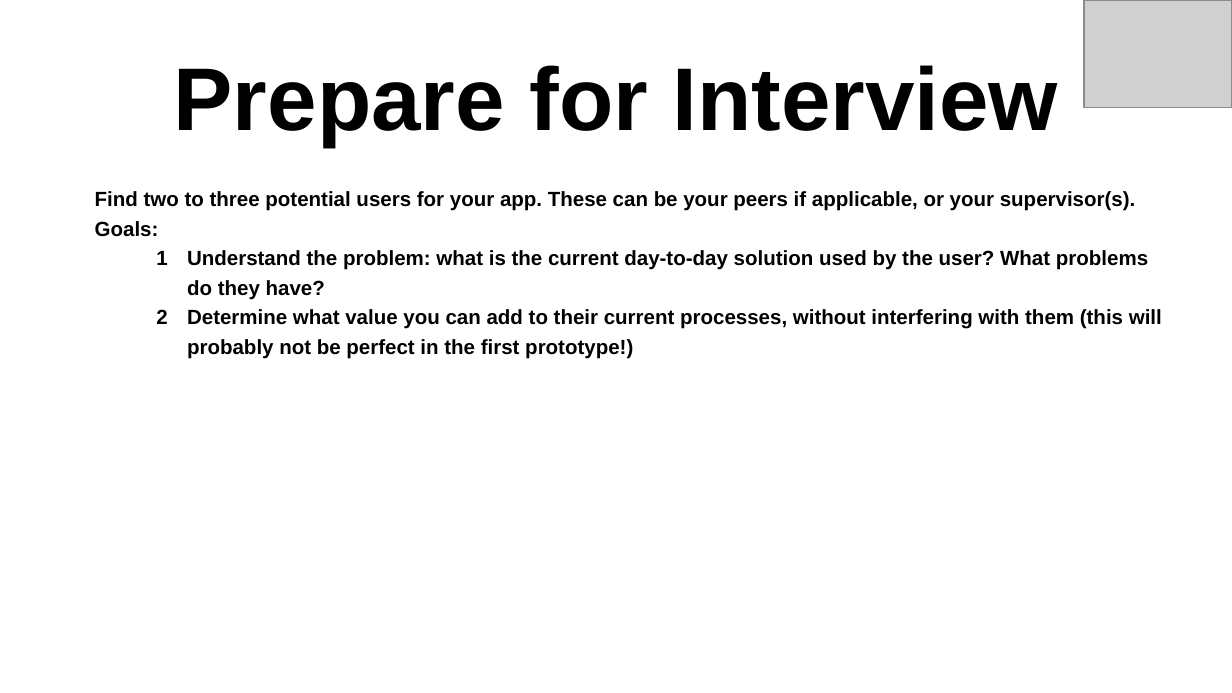
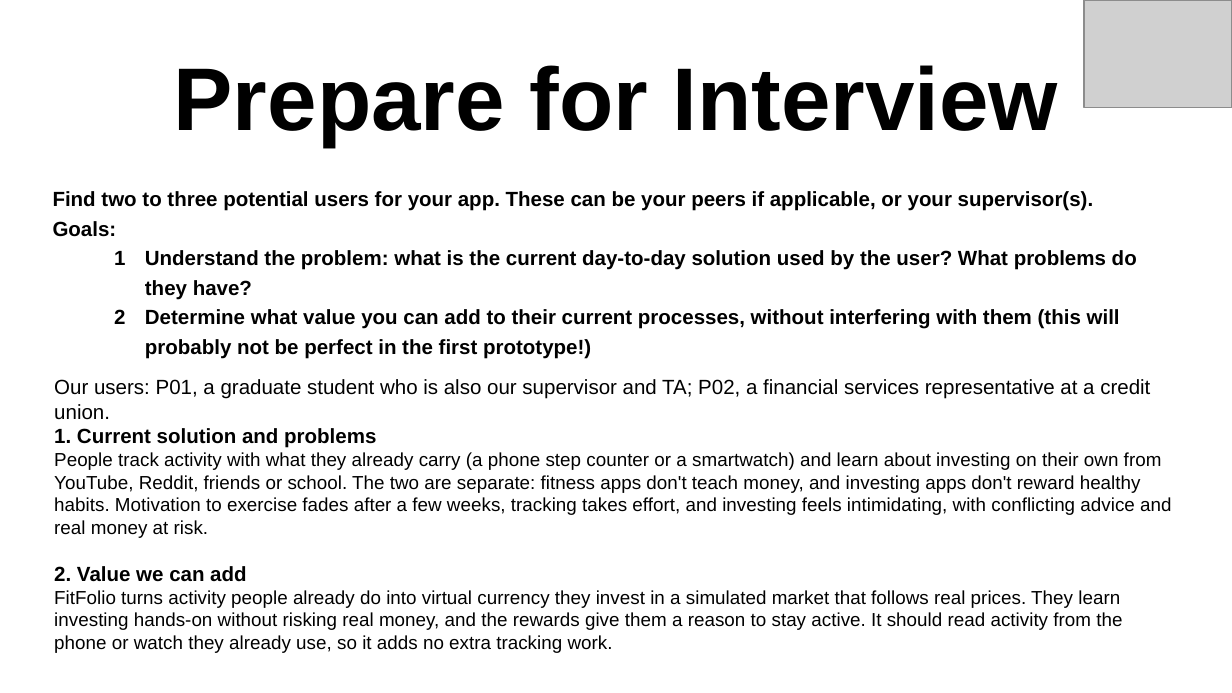
Before and after one commit to davislenover/BurnNEarn, a slide deck: slide 4 of docs/CDs/DesignThinking/DesignThinkingWorksheet.pptx. Drawn at 1232x693 pixels with LibreOffice and Linux fonts; fonts in the diff are those of the drawing; grey boxes stand for pictures. Boxes give left, top, right and bottom in pixels: in the first picture for what was removed or moved away, otherwise in the second. Text is boxed around its words. In the diff, an @@ line names an element or a change of style, - is before the commit and + after.

```diff
--- a/docs/CDs/DesignThinking/DesignThinkingWorksheet.pptx
+++ b/docs/CDs/DesignThinking/DesignThinkingWorksheet.pptx
@@ text "Find two to three potential ..." rewrapped from bbox=[95, 191, 1162, 359] to bbox=[53, 191, 1137, 359] @@
@@ text added at bbox=[54, 379, 1171, 653], 11 pt, text #000000 @@
+Our users: P01, a graduate student who is also our supervisor and TA; P02, a financial services representative at a credit union.
+1. Current solution and problems
+People track activity with what they already carry (a phone step counter or a smartwatch) and learn about investing on their own from YouTube, Reddit, friends or school. The two are separate: fitness apps don't teach money, and investing apps don't reward healthy habits. Motivation to exercise fades after a few weeks, tracking takes effort, and investing feels intimidating, with conflicting advice and real money at risk.
+2. Value we can add
+FitFolio turns activity people already do into virtual currency they invest in a simulated market that follows real prices. They learn investing hands-on without risking real money, and the rewards give them a reason to stay active. It should read activity from the phone or watch they already use, so it adds no extra tracking work.
```
Also in this commit, not shown: 60 other slides changed, 13 slides added, 9 slides removed, 1 other file.
